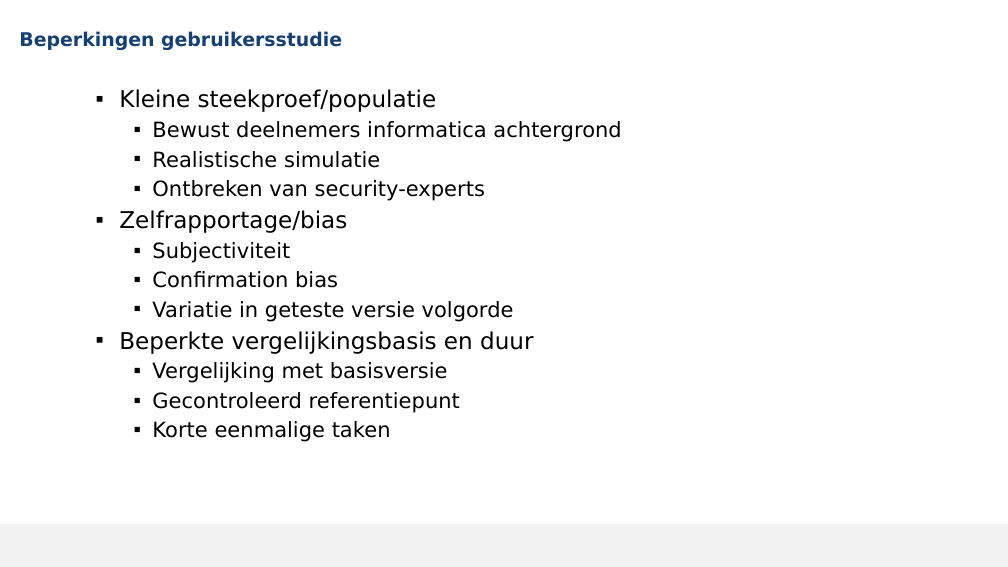
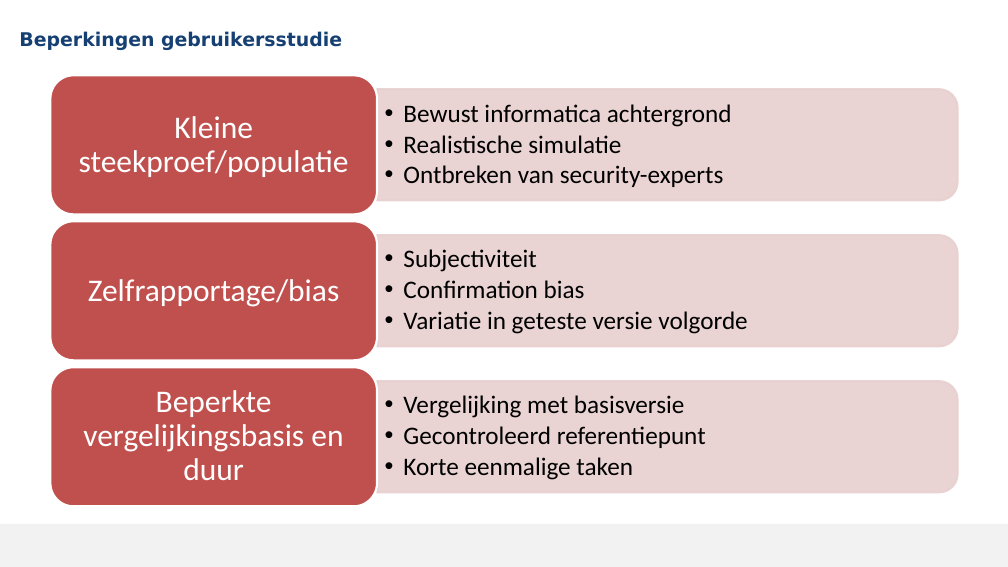
Before and after one commit to MikaG-1952764/masterproef, a slide deck: slide 24 of MP2526_Verdediging.pptx (slide 32 before the commit). Drawn at 1008x567 pixels with LibreOffice and Linux fonts; fonts in the diff are those of the drawing; background and template pictures are left out. Boxes give left, top, right and bottom in pixels: in the first picture for what was removed or moved away, otherwise in the second. Text is boxed around its words. In the diff, an @@ line names an element or a change of style, - is before the commit and + after.

```diff
--- a/MP2526_Verdediging.pptx
+++ b/MP2526_Verdediging.pptx
@@ text removed at (x1=119, y1=89, x2=621, y2=442) @@
-  ▪ Kleine steekproef/populatie
-    ▪ Bewust deelnemers informatica achtergrond
-    ▪ Realistische simulatie
-    ▪ Ontbreken van security-experts
-  ▪ Zelfrapportage/bias
-    ▪ Subjectiviteit
-    ▪ Confirmation bias
-    ▪ Variatie in geteste versie volgorde
-  ▪ Beperkte vergelijkingsbasis en duur
-    ▪ Vergelijking met basisversie
-    ▪ Gecontroleerd referentiepunt
-    ▪ Korte eenmalige taken
@@ group added at (x1=51, y1=76, x2=958, y2=507): 6 texts, 3 round same rects, 3 rounded rectangles @@
+  • Bewust informatica achtergrond
+  • Realistische simulatie
+  • Ontbreken van security-experts
+Kleine steekproef/populatie
+  • Subjectiviteit
+  • Confirmation bias
+  • Variatie in geteste versie volgorde
+Zelfrapportage/bias
+  • Vergelijking met basisversie
+  • Gecontroleerd referentiepunt
+  • Korte eenmalige taken
+Beperkte vergelijkingsbasis en duur
```
Also in this commit, not shown: 12 other slides changed, 6 slides added, 16 slides removed, 1 other file.
